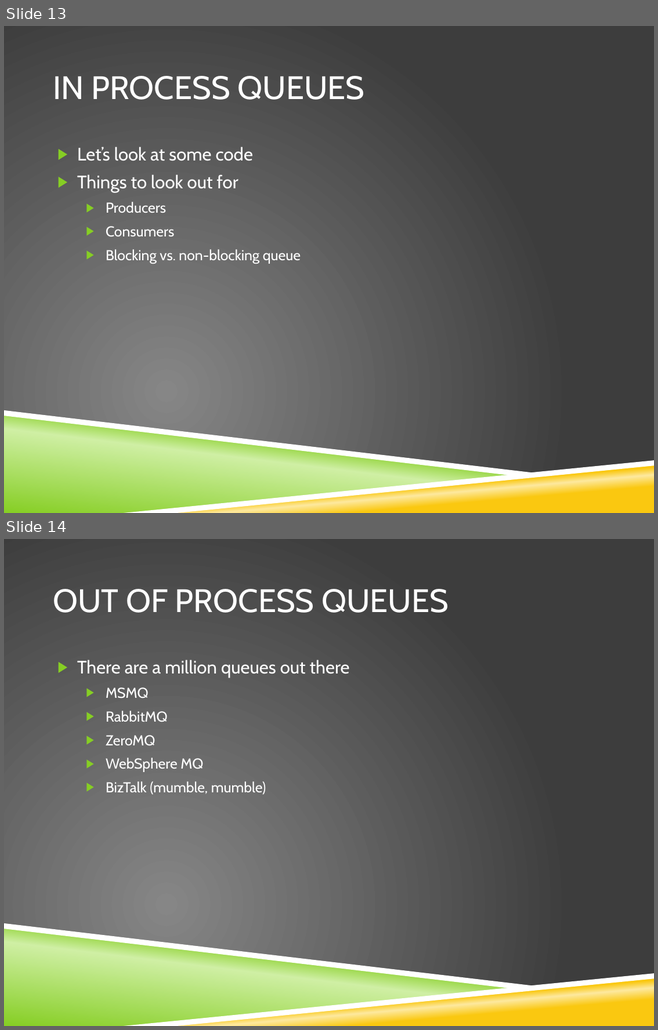
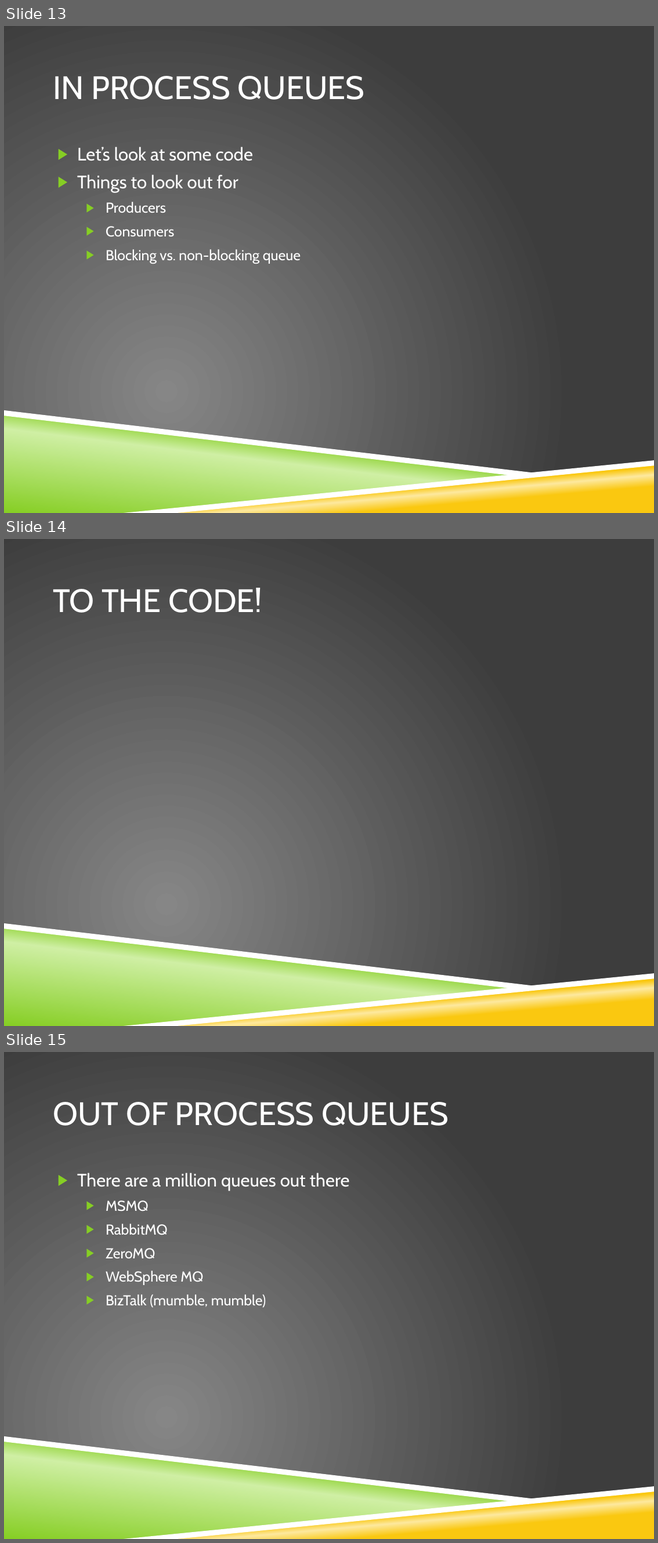
Before and after one commit to stimms/Queues, a slide deck: Queues and message based architecture.pptx. Shown one above the other, each under a label of ours: slides 13 and 14 before the commit, slides 13, 14 and 15 after it. The pictures are 658x1030 and 658x1543 pixels, drawn with LibreOffice and Linux fonts; fonts in the diff are those of the drawing; background and template pictures are left out. Boxes give left, top, right and bottom in pixels: in the first picture for what was removed or moved away, otherwise in the second. Text is boxed around its words. In the diff, an @@ line names an element or a change of style, - is before the commit and + after.

```diff
--- a/Queues and message based architecture.pptx
+++ b/Queues and message based architecture.pptx
@@ slide 14 added at (x1=4, y1=539, x2=654, y2=1026), background picture (left out); not listed: 4 template elements that a slide beside it also shows @@
@@ title added at (x1=53, y1=588, x2=262, y2=613), 36 pt, text #FFFFFF @@
+TO THE CODE!
@@ what was slide 14 is now slide 15 @@
```
Also in this commit, not shown: 2 other slides added.
